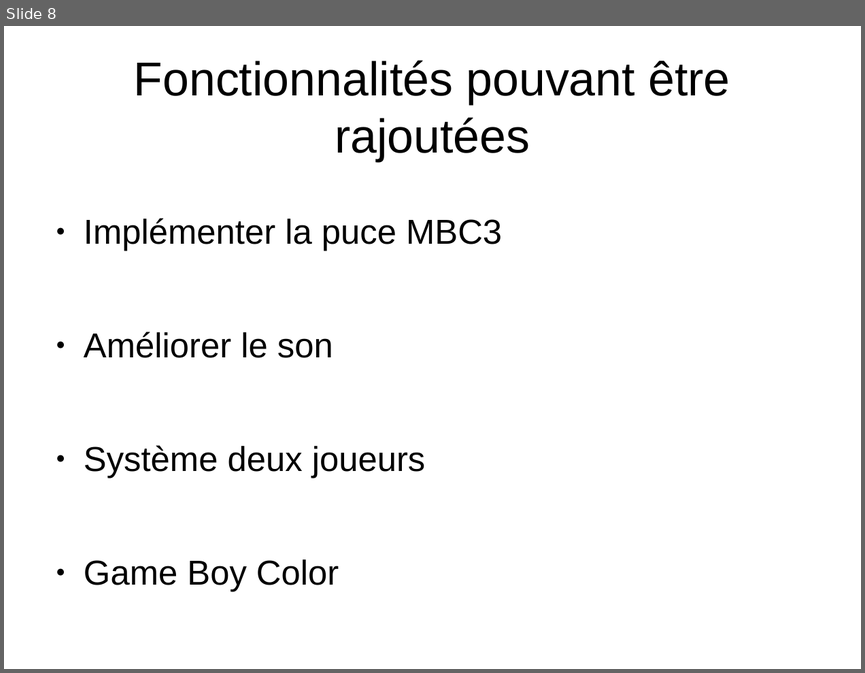
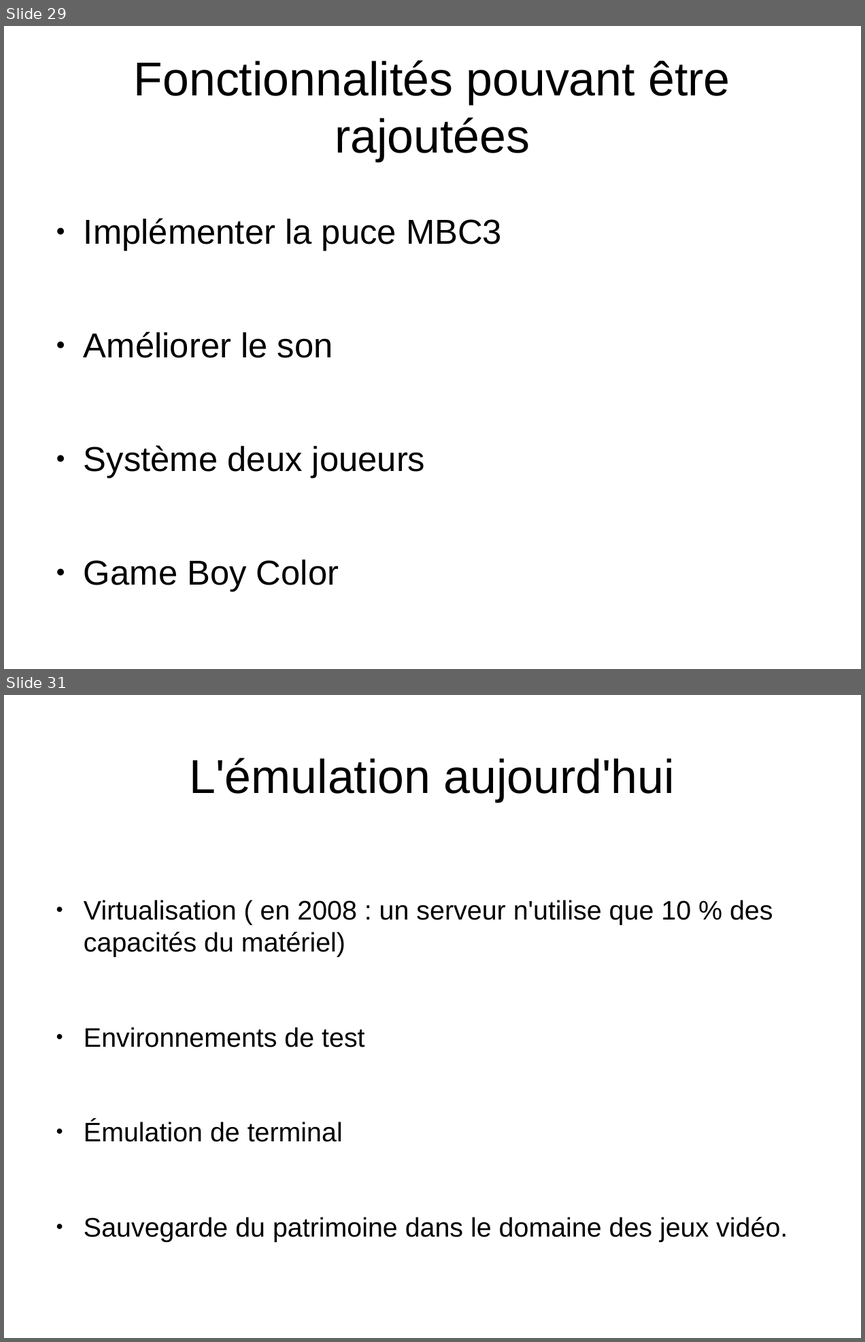
Before and after one commit to joakim-d/GroBoy, a slide deck: documents_TER/soutenance.odp. Shown one above the other, each under a label of ours: slide 8 before the commit, slides 29 and 31 after it; the slides between them are not shown. The pictures are 865x673 and 865x1342 pixels, drawn with LibreOffice and Linux fonts; fonts in the diff are those of the drawing. Boxes give left, top, right and bottom in pixels: in the first picture for what was removed or moved away, otherwise in the second. Text is boxed around its words. In the diff, an @@ line names an element or a change of style, - is before the commit and + after.

```diff
--- a/documents_TER/soutenance.odp
+++ b/documents_TER/soutenance.odp
@@ slide 31 added at [4,695,861,1338], background #FFFFFF @@
@@ title added at [190,758,674,802], 44 pt, text #000000 @@
+L'émulation aujourd'hui
@@ text added at [84,900,787,1241], 24.8 pt, text #000000 @@
+● Virtualisation ( en 2008 : un serveur n'utilise que 10 % des capacités du matériel)
+● Environnements de test
+● Émulation de terminal
+● Sauvegarde du patrimoine dans le domaine des jeux vidéo.
@@ what was slide 8 is now slide 29 @@
```
Also in this commit, not shown: 2 slides changed, 23 other slides added.
